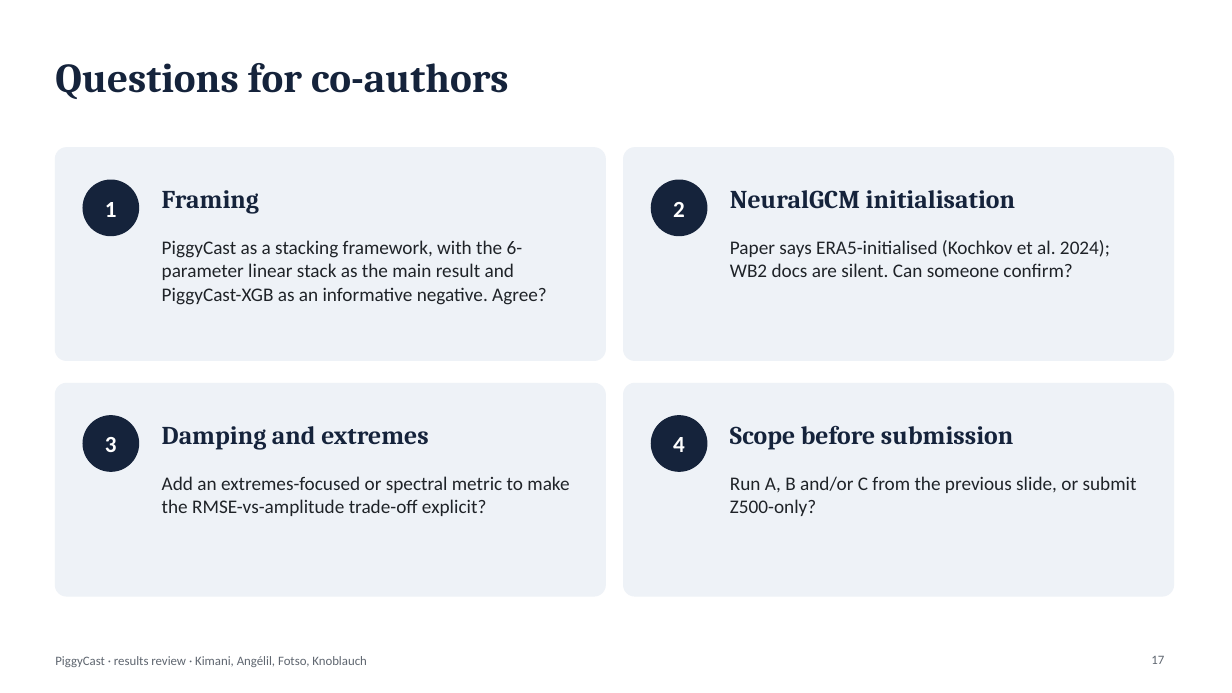
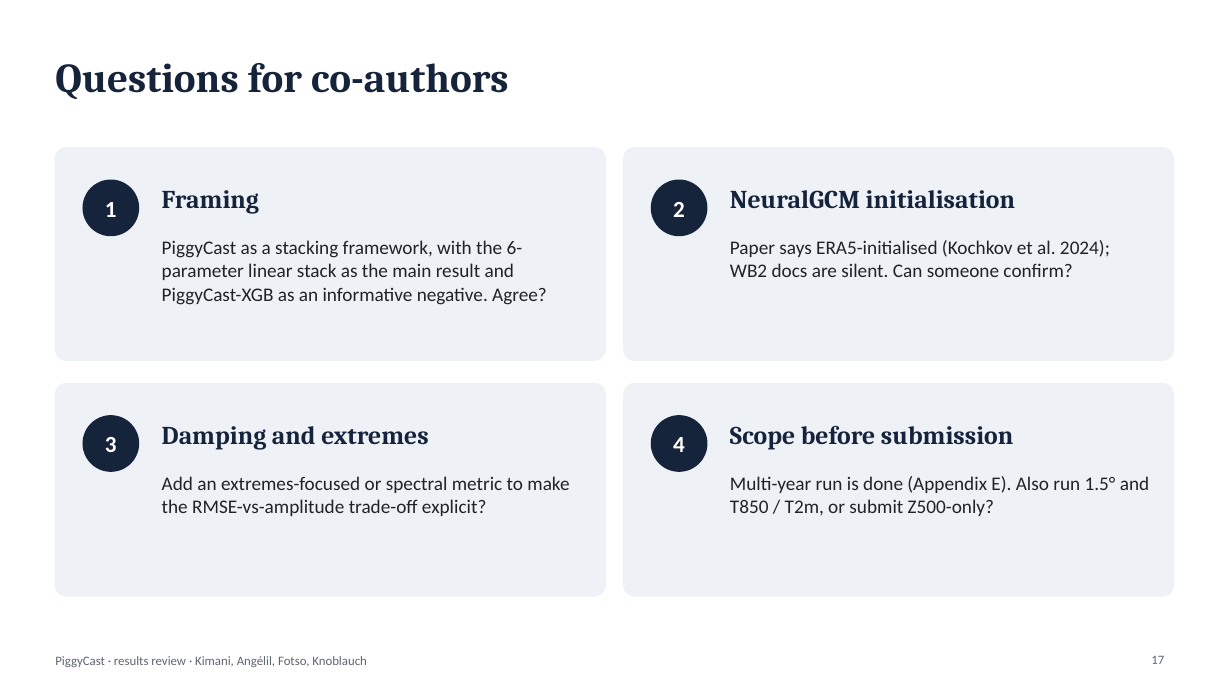
Before and after one commit to josiahkim29/AIMS_Masters_Thesis, a slide deck: slide 17 of PiggyCast_Arxiv_Paper/presentation/PiggyCast_results_review.pptx. Drawn at 1232x693 pixels with LibreOffice and Linux fonts; fonts in the diff are those of the drawing. Boxes give left, top, right and bottom in pixels: in the first picture for what was removed or moved away, otherwise in the second. Text is boxed around its words. In the diff, an @@ line names an element or a change of style, - is before the commit and + after.

```diff
--- a/PiggyCast_Arxiv_Paper/presentation/PiggyCast_results_review.pptx
+++ b/PiggyCast_Arxiv_Paper/presentation/PiggyCast_results_review.pptx
@@ text at box(730, 476, 1149, 516): text changed @@
-Run A, B and/or C from the previous slide, or submit Z500-only?
+Multi-year run is done (Appendix E). Also run 1.5° and T850 / T2m, or submit Z500-only?
```
Also in this commit, not shown: 3 other slides changed, 16 other files.
